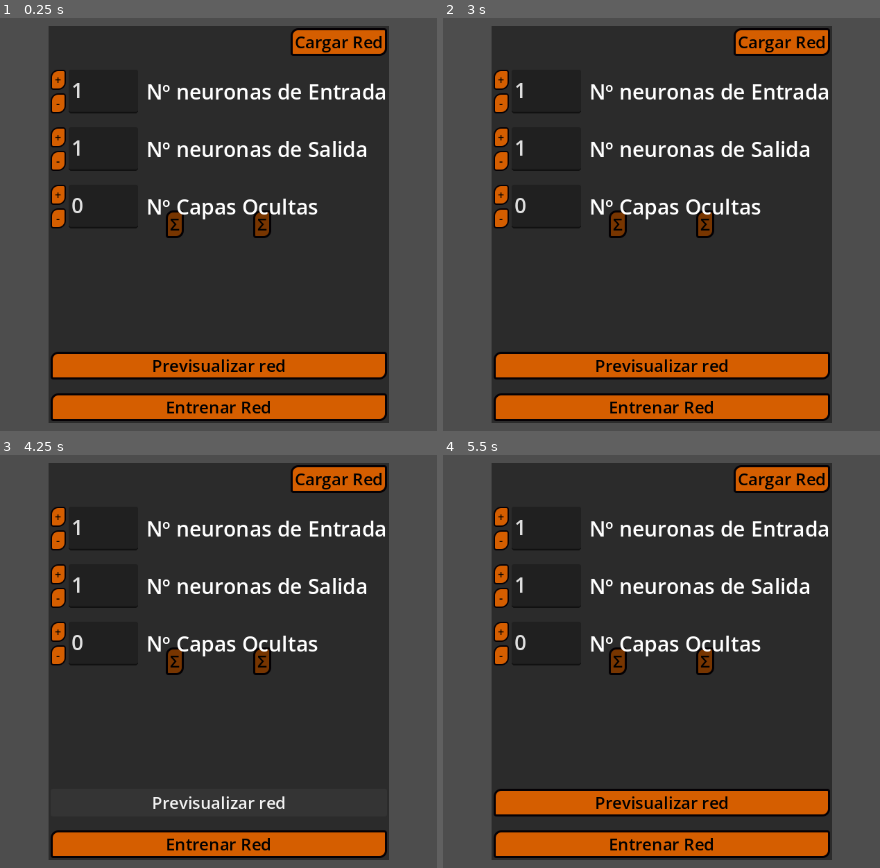
Above: before the commit, frames 1-4 (two rows, left to right).
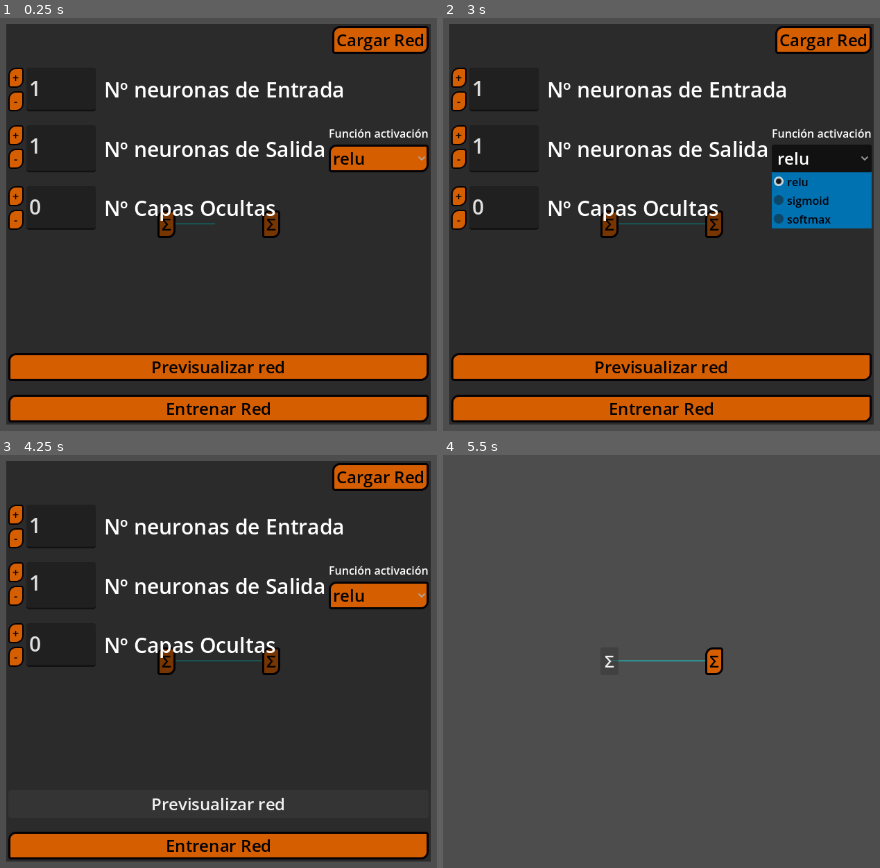
Above: after the commit, the same moments.

Repository: HectorAldao/visualizing_machine_learning
Game: Godot game, scene res://scenes/views/nn_view/nn_view.tscn
Same seed, same stepped clock (60 frames per second), same inputs: the game is played once before the commit and once after it. This scene is started directly instead of the project's main scene.
Inputs (mouse positions are in pixels of both pictures, inside the frame that each line leads up to):
- Up to frame 1 (0.25 s): no input
- Up to frame 2 (3 s): click "Cargar Red" at 0.5 s; click "+" at 1.25 s; click "-" at 2 s; click (823, 158) at 2.75 s, where only the run after the commit has a clickable "relu"
- Up to frame 3 (4.25 s): click "Previsualizar red" at 3.5 s
- Up to frame 4 (5.5 s): click "Entrenar Red" at 4.25 s; click "Σ" at 5 s

The runs differ from the first frame. In frame 1, 30% of the frame differs, in the area x 1-99%, y 1-99%; in frame 2, 32%; in frame 3, 29%; in frame 4, 74%, in the area x 11-90%, y 1-99%.
Error before the commit: Parse Error: Expected expression for variable initial value after "=". (res://scenes/objects/nn/dense_conection_container/dense_conection_container.gd:65)

Commit message:
feat: add selection menus for activation functions

Diff:
--- a/godot_project/scenes/interface/nn/create_nn_menu/create_nn_menu.gd
+++ b/godot_project/scenes/interface/nn/create_nn_menu/create_nn_menu.gd
@@ -20,9 +20,6 @@
 					child.queue_free()
 
 			else:
-				#var plus_button: Button = c.get_child(0).get_child(0)
-				#var minus_button: Button = c.get_child(0).get_child(1)
-				#var text_edit: TextEdit = c.get_child(1)
 				var plus_button: Button = c.get_node("VBoxContainer").get_node("PlusButton")
 				var minus_button: Button = c.get_node("VBoxContainer").get_node("MinusButton")
 				var text_edit: TextEdit = c.get_node("TextEdit")
@@ -42,7 +39,8 @@
 			SignalsObserver.reload_nn.emit()
 		"StartButton":
 			SignalsObserver.train_nn.emit()
-			print(Variables.nn.nn_tmp_dict)
+			visible = false
+			#print(Variables.nn.nn_tmp_dict)  #debug
 
 
 ## When the text is changed, there must change 1 or 2 things.
--- a/godot_project/scenes/interface/nn/create_nn_menu/create_nn_menu.tscn
+++ b/godot_project/scenes/interface/nn/create_nn_menu/create_nn_menu.tscn
@@ -77,6 +77,25 @@
 theme = ExtResource("1_y8h1s")
 text = " Nº neuronas de Salida"
 
+[node name="VBoxContainer2" type="VBoxContainer" parent="VBoxContainer/NeuronsOut" unique_id=1251177453]
+layout_mode = 2
+theme_override_constants/separation = 5
+
+[node name="Label" type="Label" parent="VBoxContainer/NeuronsOut/VBoxContainer2" unique_id=1002450509]
+layout_mode = 2
+text = "Función activación"
+
+[node name="OptionButton" type="OptionButton" parent="VBoxContainer/NeuronsOut/VBoxContainer2" unique_id=1614355264]
+layout_mode = 2
+selected = 0
+item_count = 3
+popup/item_0/text = "relu"
+popup/item_0/id = 0
+popup/item_1/text = "sigmoid"
+popup/item_1/id = 1
+popup/item_2/text = "softmax"
+popup/item_2/id = 2
+
 [node name="Layers" type="HBoxContainer" parent="VBoxContainer" unique_id=1979180071]
 layout_mode = 2
 size_flags_horizontal = 0
--- a/godot_project/scenes/interface/nn/layers_in_neuron_submenu/neurons_in_layer.gd
+++ b/godot_project/scenes/interface/nn/layers_in_neuron_submenu/neurons_in_layer.gd
@@ -31,9 +31,9 @@
 func _on_plus_pressed() -> void:
 	var nn_logic = Variables.get("nn")
 	# The nn dictionary must have the key (just yo be sure)
-	if nn_logic.nn_tmp.has(neuron_id):
+	if nn_logic.nn_tmp_dict.has(neuron_id):
 		# And then check if its going to exceed the limits
-		if nn_logic.nn_tmp[neuron_id].size() < Constants.NN_LIMITS.max_neurons:
+		if nn_logic.nn_tmp_dict[neuron_id].size() < Constants.NN_LIMITS.max_neurons:
 			# If not, all its okey
 			textedit.text = str(int(textedit.text) + 1)
 			textedit.text_changed.emit()
@@ -42,9 +42,9 @@
 func _on_minus_pressed() -> void:
 	var nn_logic = Variables.get("nn")
 	# The nn dictionary must have the key (just yo be sure)
-	if nn_logic.nn_tmp.has(neuron_id):
+	if nn_logic.nn_tmp_dict.has(neuron_id):
 		# And then check if its going to exceed the limits
-		if nn_logic.nn_tmp[neuron_id].size() > 1:
+		if nn_logic.nn_tmp_dict[neuron_id].size() > 1:
 			# If not, all its okey
 			textedit.text = str(int(textedit.text) - 1)
 			textedit.text_changed.emit()
@@ -58,7 +58,7 @@
 		return
 	num_of_wanted_neurons = _check_wanted(num_of_wanted_neurons, textedit, 1)
 
-	if nn_logic.nn_tmp.has(neuron_id):
+	if nn_logic.nn_tmp_dict.has(neuron_id):
 		nn_logic.set_layer_neuron_count_tmp(neuron_id, num_of_wanted_neurons)
 
 
--- a/godot_project/scenes/interface/nn/layers_in_neuron_submenu/neurons_in_layer.tscn
+++ b/godot_project/scenes/interface/nn/layers_in_neuron_submenu/neurons_in_layer.tscn
@@ -33,3 +33,20 @@
 size_flags_horizontal = 3
 theme = ExtResource("1_tpiad")
 text = "+"
+
+[node name="VBoxContainer2" type="VBoxContainer" parent="." unique_id=1507559999]
+layout_mode = 2
+theme_override_constants/separation = 5
+
+[node name="Label" type="Label" parent="VBoxContainer2" unique_id=759376618]
+layout_mode = 2
+text = "Fn act"
+
+[node name="OptionButton" type="OptionButton" parent="VBoxContainer2" unique_id=1091060907]
+layout_mode = 2
+selected = 0
+item_count = 2
+popup/item_0/text = "relu"
+popup/item_0/id = 0
+popup/item_1/text = "sigm"
+popup/item_1/id = 1
--- a/godot_project/scenes/objects/nn/dense_conection_container/dense_conection_container.gd
+++ b/godot_project/scenes/objects/nn/dense_conection_container/dense_conection_container.gd
@@ -59,15 +59,39 @@
 	var to_layer_id: int = to_neuron._layer_id
 	# And take the weight: access to the matrix of the to_layer, then to the column of to_neuron,
 	# and take the specific weight of the previous neuron
-	var weight: float = Variables.nn.nn_tmp_dict[to_layer_id][to_neuron._id][from_neuron_index] * Constants.NN_CONECTION_SCALE
+	var weight: float = Variables.nn.nn_tmp_dict[to_layer_id][to_neuron._id][from_neuron_index] #* Constants.NN_CONECTION_SCALE
 	#var weight: float = 3
 
-	var conection_color: Color =
+	var connection_color: Color = _get_connection_color(weight)
 
-	var conection: Conection = Conection.newone(from_neuron, to_neuron, weight, Color.GREEN)
+	# If the value is too low, the conection is going to disapear,
+	# something that may not be desired.
+	# If NN_CONECTION_BIAS = 0, it will disapear
+	var width: float
+	if weight > 0:
+		width = (weight + Constants.NN_CONECTION_BIAS) * Constants.NN_CONECTION_SCALE
+	else:
+		width = (-weight + Constants.NN_CONECTION_BIAS) * Constants.NN_CONECTION_SCALE
 
-	add_child(conection)
-	_connections[key] = conection
+	var connection: Conection = Conection.newone(from_neuron, to_neuron, width, connection_color)
+
+	add_child(connection)
+	_connections[key] = connection
+
+
+func _get_connection_color(weight: float) -> Color:
+	if weight == 0:
+		return Color.BLACK
+	elif weight > 0:
+		if weight <= 1:
+			return Color.CYAN
+		else:
+			return Color.GREEN
+	else:  # weight < 0
+		if weight >= -1:
+			return Color.YELLOW
+		else:
+			return Color.RED
 
 
 func _remove_connection(key: String) -> void:
--- a/godot_project/scenes/objects/nn/layer/layer.tscn
+++ b/godot_project/scenes/objects/nn/layer/layer.tscn
@@ -7,6 +7,7 @@
 offset_right = 26.0
 offset_bottom = 40.0
 size_flags_vertical = 3
+theme_override_constants/separation = 25
 script = ExtResource("1_5gmp5")
 
 [node name="Neuron" parent="." unique_id=661788437 instance=ExtResource("1_sad2w")]
--- a/godot_project/scenes/objects/nn/nn/neural_network.tscn
+++ b/godot_project/scenes/objects/nn/nn/neural_network.tscn
@@ -14,7 +14,7 @@
 
 [node name="Layers" type="HBoxContainer" parent="." unique_id=2044067605]
 layout_mode = 2
-theme_override_constants/separation = 100
+theme_override_constants/separation = 125
 
 [node name="InLayer" parent="Layers" unique_id=622756188 instance=ExtResource("1_jb3y3")]
 layout_mode = 2
--- a/godot_project/scenes/objects/nn/nn/neural_network_logical.gd
+++ b/godot_project/scenes/objects/nn/nn/neural_network_logical.gd
@@ -1,7 +1,11 @@
+## The logical part of the nn
 class_name NeuralNetworkLogial extends RefCounted
 
 var nn_dict: Dictionary[int, Array] = {0: [[1]], -1: [[0.5]]}
+var nn_func_dict: Dictionary[int, int] = {-1: Constants.ACT_FUNCS.softmax}
+# The tmp_dicts are used to save the state of the create_nn_menu
 var nn_tmp_dict: Dictionary[int, Array] = {0: [[1]], -1: [[0.5]]}
+var nn_func_tmp_dict: Dictionary[int, int] = {-1: Constants.ACT_FUNCS.softmax}
 
 
 static func newone() -> NeuralNetworkLogial:
@@ -15,7 +19,7 @@
 	nn_tmp_dict[layer_id] = _resize_layer_matrix(nn_tmp_dict.get(layer_id, []), target_neurons, previous_layer_neurons)
 
 	var next_layer_id: int = _get_next_layer_id(layer_id)
-	if next_layer_id != -9999 and nn_tmp_dict.has(next_layer_id):
+	if next_layer_id != -2 and nn_tmp_dict.has(next_layer_id):
 		var current_neurons: int = nn_tmp_dict[layer_id].size()
 		nn_tmp_dict[next_layer_id] = _resize_layer_matrix(nn_tmp_dict[next_layer_id], nn_tmp_dict[next_layer_id].size(), current_neurons)
 
@@ -68,7 +72,7 @@
 
 func _get_next_layer_id(layer_id: int) -> int:
 	if layer_id == -1:
-		return -9999
+		return -2
 
 	if layer_id == 0:
 		return 1 if nn_tmp_dict.has(1) else -1
@@ -79,7 +83,7 @@
 	if nn_tmp_dict.has(-1):
 		return -1
 
-	return -9999
+	return -2
 
 
 func _get_layer_neuron_count(layer_id: int) -> int:
--- a/godot_project/scenes/views/nn_view/nn_view.tscn
+++ b/godot_project/scenes/views/nn_view/nn_view.tscn
@@ -17,6 +17,17 @@
 
 [node name="NeuralNetwork" parent="." unique_id=1605831336 instance=ExtResource("3_1dbvi")]
 layout_mode = 1
+anchors_preset = 8
+anchor_left = 0.5
+anchor_top = 0.5
+anchor_right = 0.5
+anchor_bottom = 0.5
+offset_left = -88.5
+offset_top = -20.0
+offset_right = 88.5
+offset_bottom = 20.0
+grow_horizontal = 2
+grow_vertical = 2
 
 [node name="CreateNnMenu" parent="." unique_id=1587040215 instance=ExtResource("2_vi2jw")]
 layout_mode = 1
--- a/godot_project/scripts/constants.gd
+++ b/godot_project/scripts/constants.gd
@@ -35,5 +35,12 @@
 	"max_neurons" = 6,
 }
 
+const ACT_FUNCS: Dictionary[String, int] = {
+	"relu": 0,
+	"sigmoid": 1,
+	"softmax": 2,
+}
+
 const NN_FILL_VALUE: float = 0.5
 const NN_CONECTION_SCALE: float = 2
+const NN_CONECTION_BIAS: float = 0
Not shown, added: godot_project/scenes/objects/nn/nn/neural_network_logical.gd.uid
Not shown, changed: godot_project/session_nn.vim
